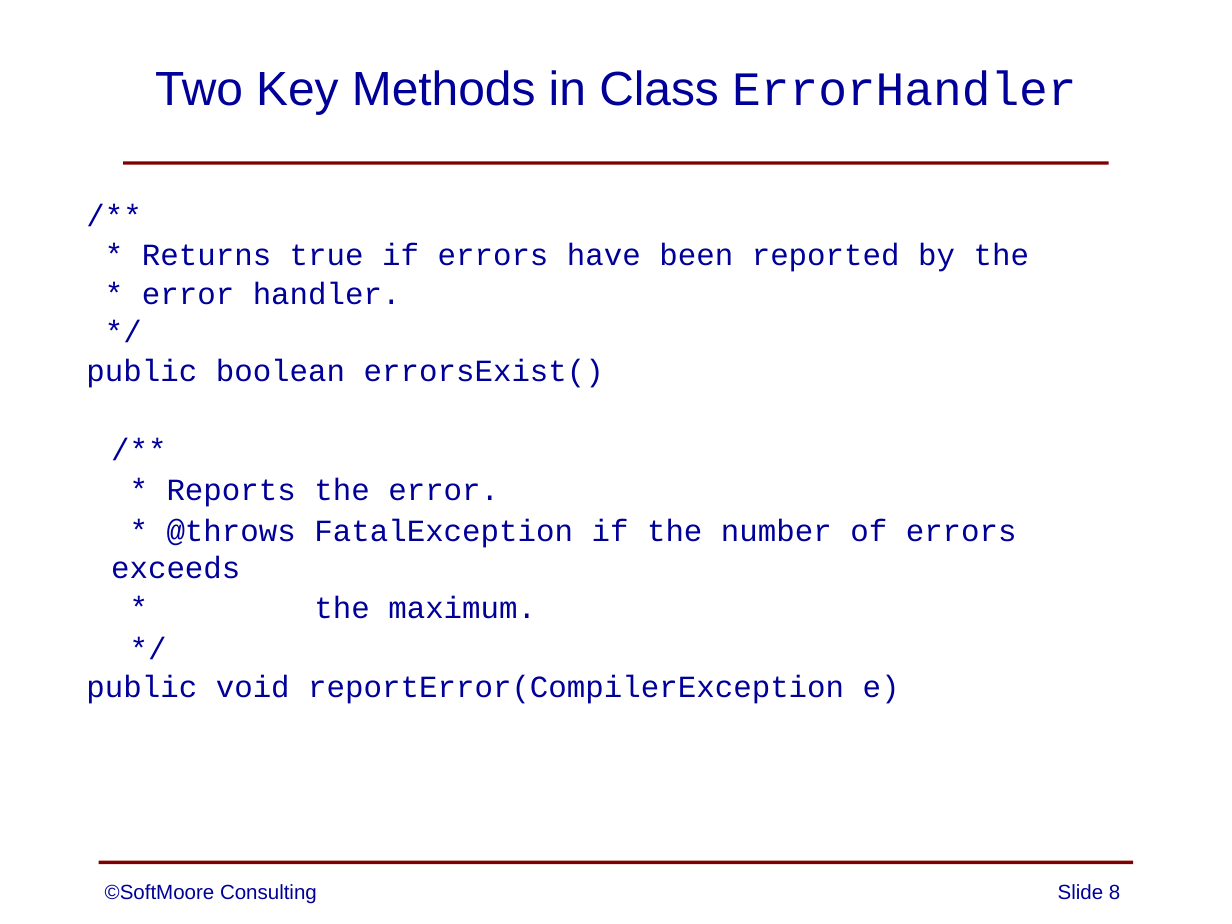
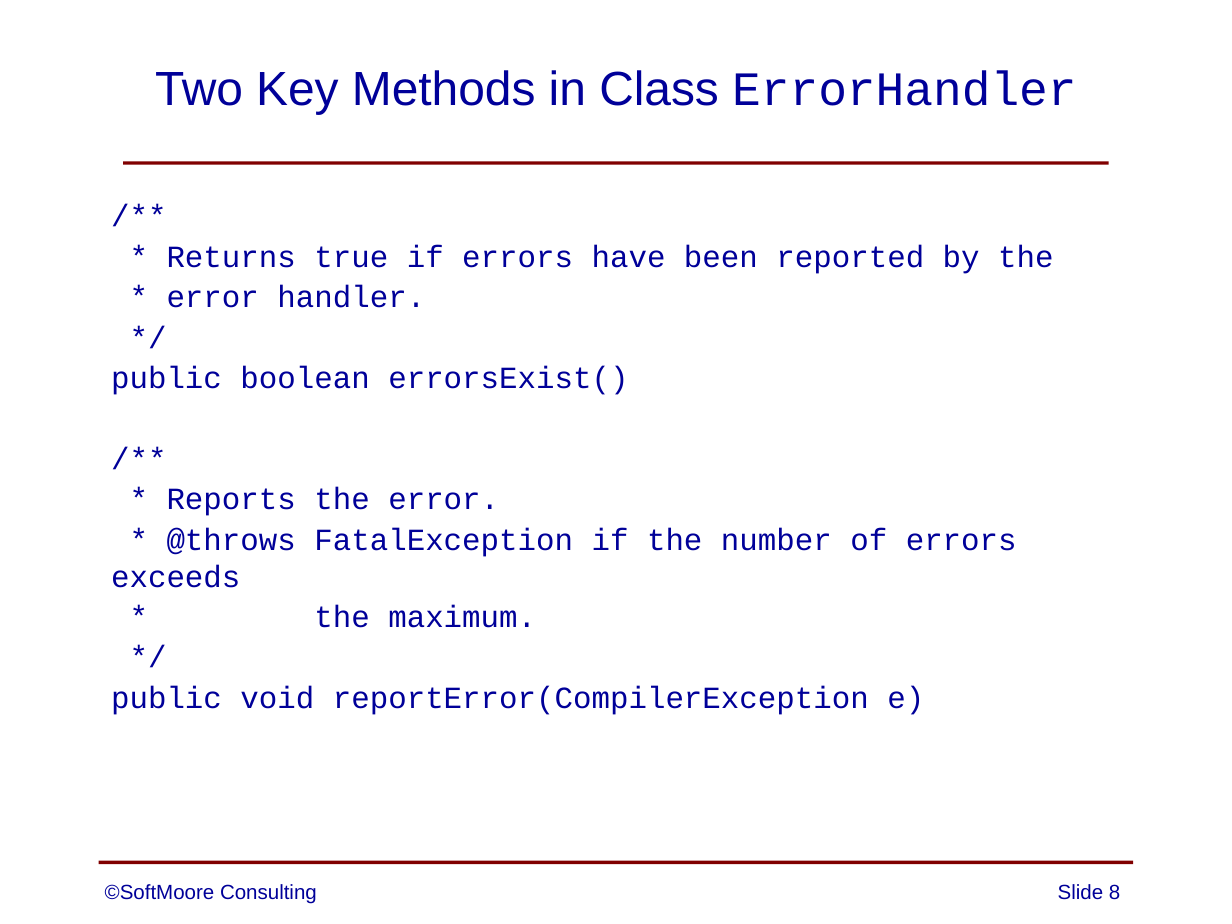
Before and after one commit to SoftMoore/CPRL-Java-3rd, a slide deck: slide 8 of PowerPoints/07 - Error Handling.pptx. Drawn at 1232x924 pixels with LibreOffice and Linux fonts; fonts in the diff are those of the drawing. Boxes give left, top, right and bottom in pixels: in the first picture for what was removed or moved away, otherwise in the second. Text is boxed around its words. In the diff, an @@ line names an element or a change of style, - is before the commit and + after.

```diff
--- a/PowerPoints/07 - Error Handling.pptx
+++ b/PowerPoints/07 - Error Handling.pptx
@@ text at <box>111,245,1053,715</box>: indent changed; more space between paragraphs @@
```
Also in this commit, not shown: 9 other slides changed.
